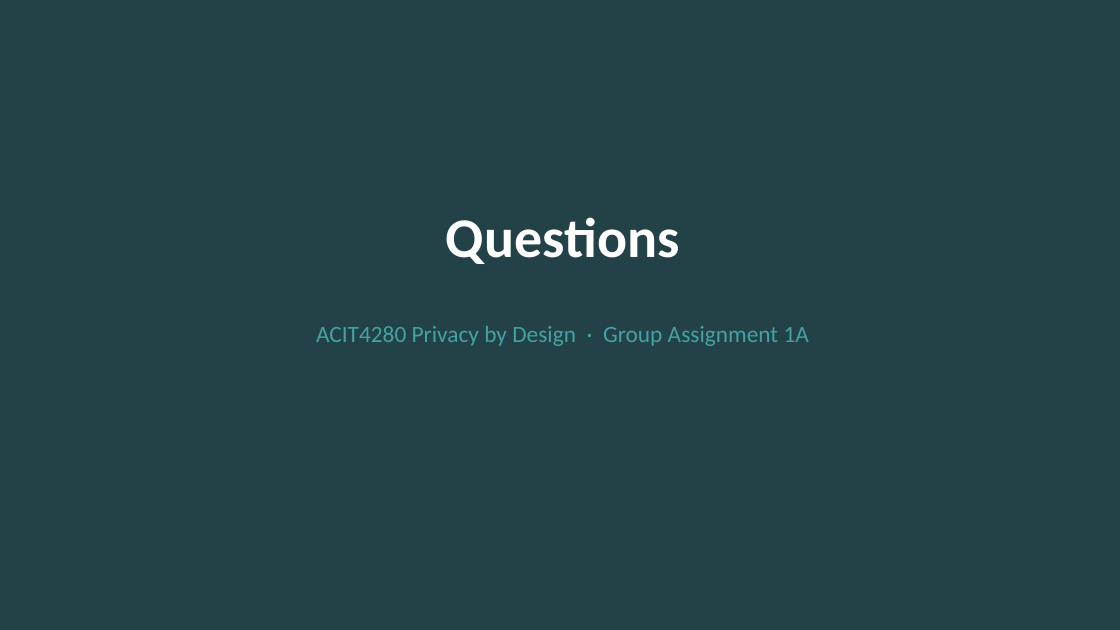
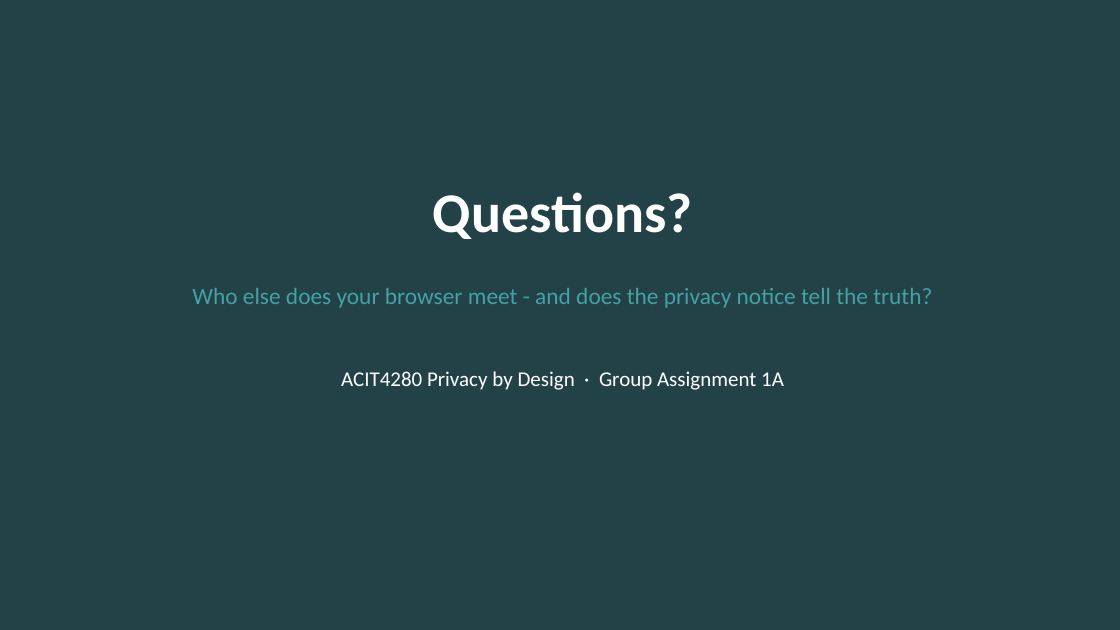
Before and after one commit to kasa031/Bacheloroppgave, a slide deck: slide 14 of ACIT4280_1A_presentation.pptx. Drawn at 1120x630 pixels with LibreOffice and Linux fonts; fonts in the diff are those of the drawing. Boxes give left, top, right and bottom in pixels: in the first picture for what was removed or moved away, otherwise in the second. Text is boxed around its words. In the diff, an @@ line names an element or a change of style, - is before the commit and + after.

```diff
--- a/ACIT4280_1A_presentation.pptx
+++ b/ACIT4280_1A_presentation.pptx
@@ text at bbox=[433, 192, 692, 239]: text changed @@
-Questions
+Questions?
@@ text added at bbox=[192, 288, 932, 308], 20 pt, text #44A1A4 @@
+Who else does your browser meet - and does the privacy notice tell the truth?
@@ text "ACIT4280 Privacy by Design · ...": place and size @@
-text "ACIT4280 Privacy by Design · ..." at bbox=[316, 326, 809, 346]
+text "ACIT4280 Privacy by Design · ..." at bbox=[341, 371, 784, 390]
@@ text "ACIT4280 Privacy by Design · ..." at bbox=[341, 371, 784, 390]: size 20 to 18 pt, text colour #44A1A4 to #FFFFFF @@
```
Also in this commit, not shown: 12 other slides changed, 4 other files.
